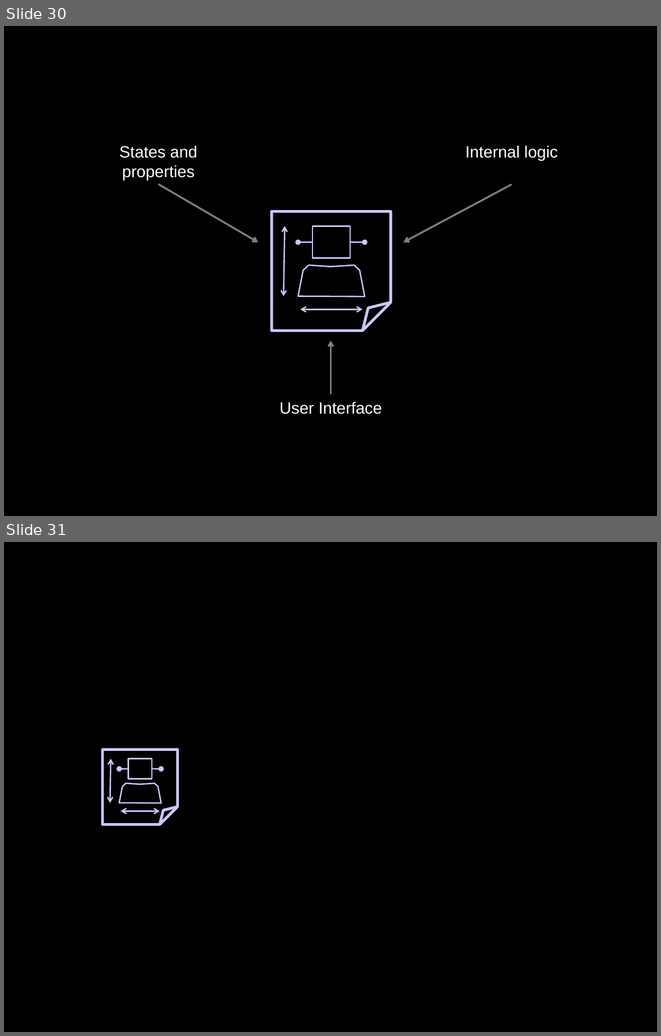
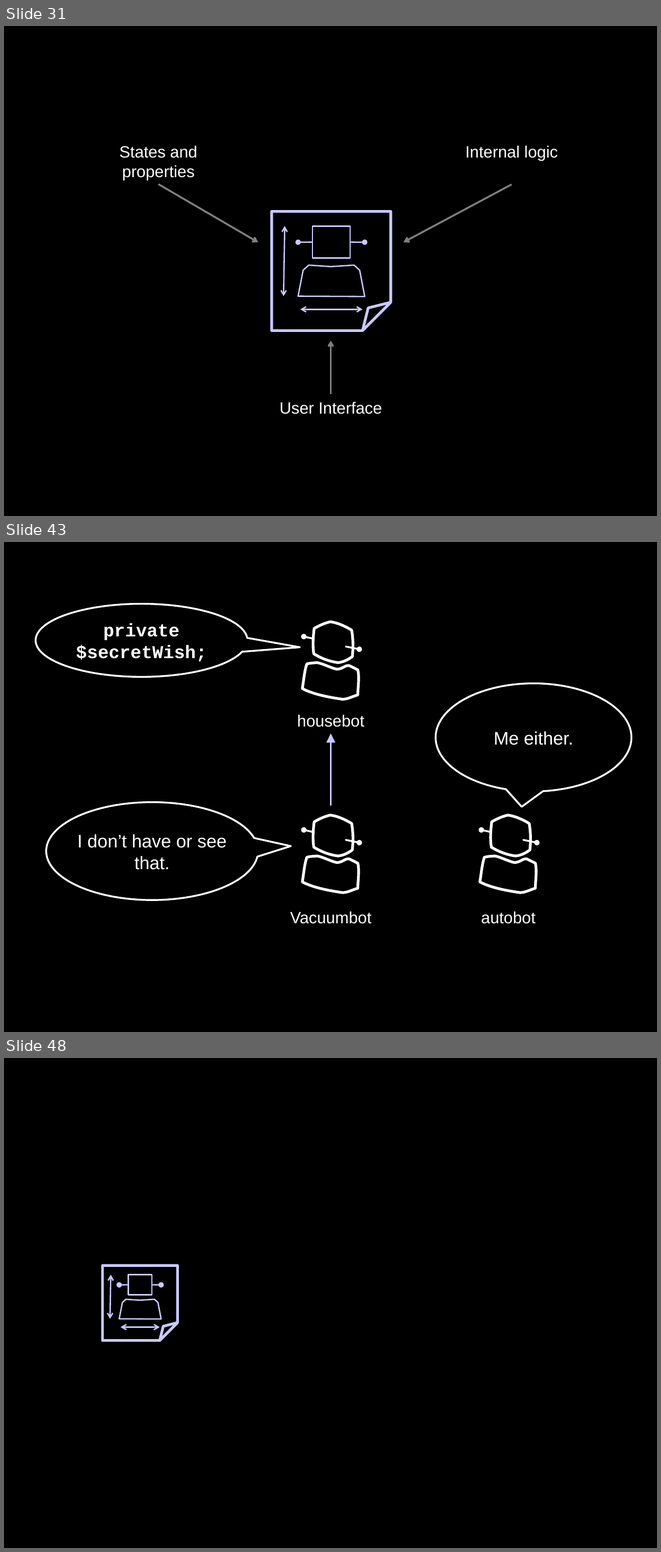
Before and after one commit to socketwench/OOPforObjectHaters, a slide deck: src/OOPforObjectHaters.pptx. Shown one above the other, each under a label of ours: slides 30 and 31 before the commit, slides 31, 43 and 48 after it; the slides between them are not shown. The pictures are 661x1036 and 661x1552 pixels, drawn with LibreOffice and Linux fonts; fonts in the diff are those of the drawing. Boxes give left, top, right and bottom in pixels: in the first picture for what was removed or moved away, otherwise in the second. Text is boxed around its words. In the diff, an @@ line names an element or a change of style, - is before the commit and + after.

```diff
--- a/src/OOPforObjectHaters.pptx
+++ b/src/OOPforObjectHaters.pptx
@@ slide 43 added at (x1=4, y1=542, x2=657, y2=1032), background #000000 @@
@@ speech bubble added at (x1=35, y1=604, x2=247, y2=677), outline #FFFFFF 2 pt, 20 pt, text #FFFFFF, bold @@
+private $secretWish;
@@ group added at (x1=302, y1=622, x2=359, y2=699): 2 freeform shapes, 2 arrows @@
@@ speech bubble added at (x1=435, y1=683, x2=632, y2=791), outline #FFFFFF 2 pt, 20 pt, text #FFFFFF @@
+Me either.
@@ text added at (x1=297, y1=714, x2=364, y2=727), 18 pt, text #FFFFFF @@
+housebot
@@ arrow added from (330, 806) to (330, 733), #CAC9FF 2 pt @@
@@ speech bubble added at (x1=46, y1=802, x2=258, y2=900), outline #FFFFFF 2 pt, 20 pt, text #FFFFFF @@
+I don’t have or see that.
@@ group added at (x1=302, y1=815, x2=359, y2=893): 2 freeform shapes, 2 arrows @@
@@ group added at (x1=480, y1=815, x2=537, y2=893): 2 freeform shapes, 2 arrows @@
@@ text added at (x1=290, y1=911, x2=371, y2=924), 18 pt, text #FFFFFF @@
+Vacuumbot
@@ text added at (x1=481, y1=911, x2=536, y2=924), 18 pt, text #FFFFFF @@
+autobot
@@ what was slide 30 is now slide 31 @@
@@ what was slide 31 is now slide 48 @@
```
Also in this commit, not shown: 16 other slides added, 17 other files.
